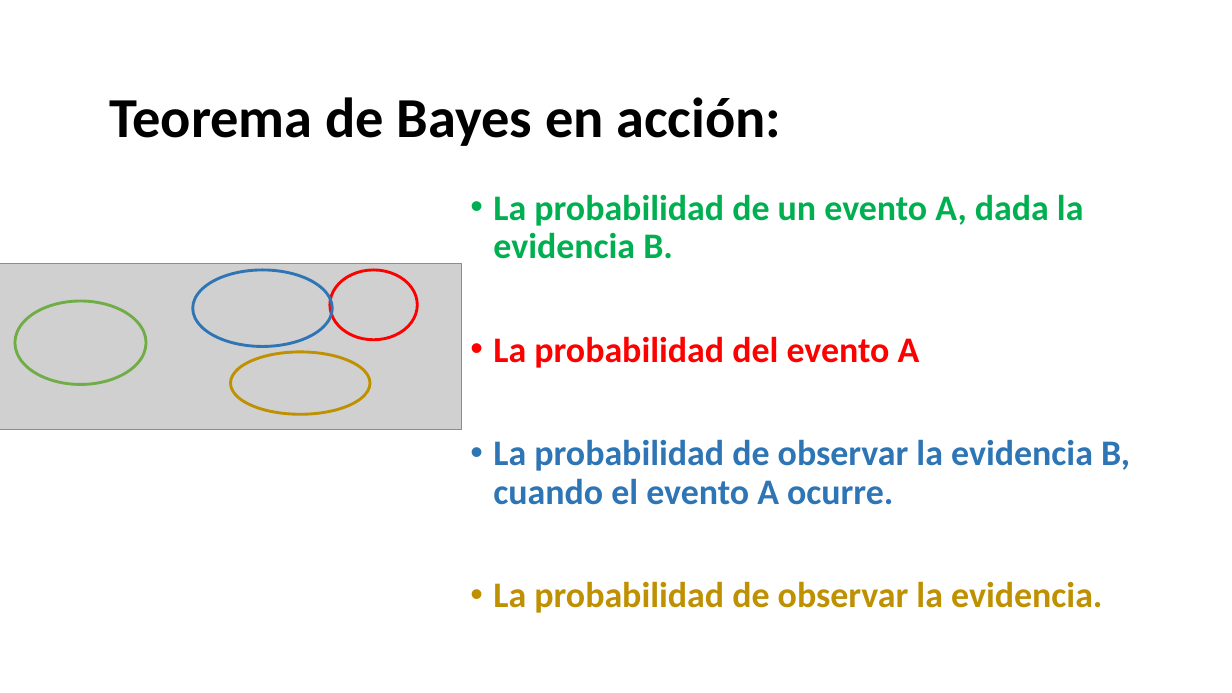
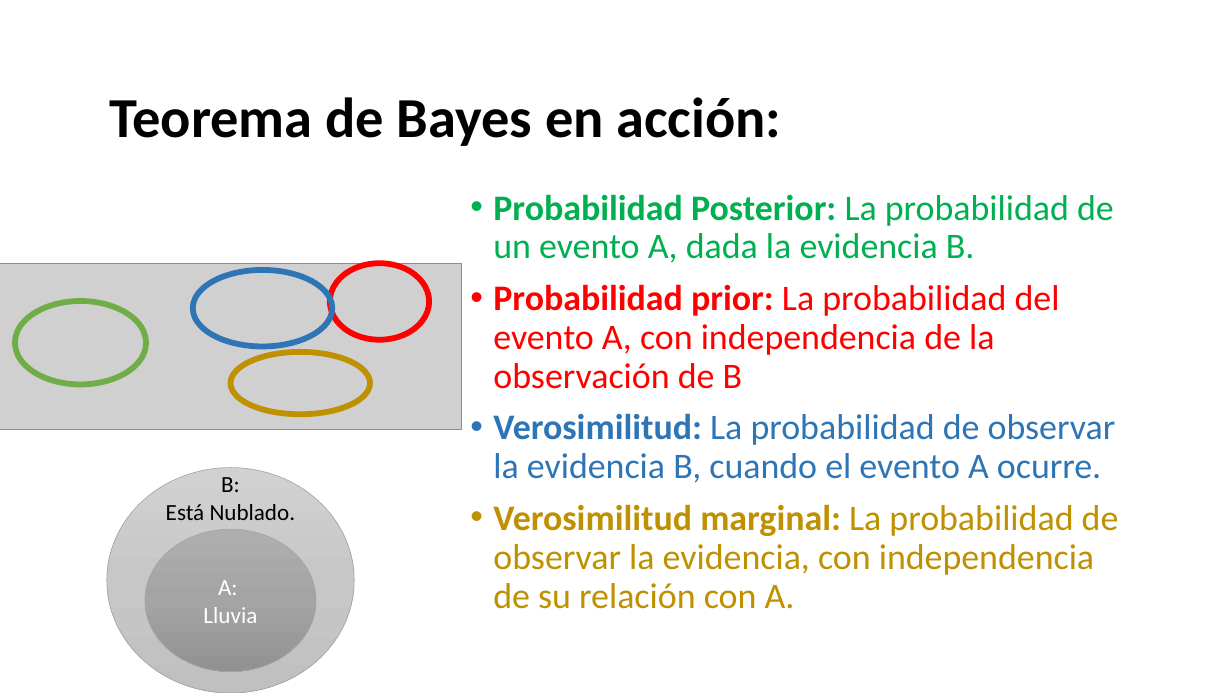
Before and after one commit to Adrifelcha/afchavez-019, a slide deck: slide 65 of JeanPiaget/2019-2020/Cuarentena/Sexto - Clases Remotas/AMC2020_InferenciaProbabilistica-1.pptx (slide 33 before the commit). Drawn at 1232x693 pixels with LibreOffice and Linux fonts; fonts in the diff are those of the drawing; grey boxes stand for pictures. Boxes give left, top, right and bottom in pixels: in the first picture for what was removed or moved away, otherwise in the second. Text is boxed around its words. In the diff, an @@ line names an element or a change of style, - is before the commit and + after.

```diff
--- a/JeanPiaget/2019-2020/Cuarentena/Sexto - Clases Remotas/AMC2020_InferenciaProbabilistica-1.pptx
+++ b/JeanPiaget/2019-2020/Cuarentena/Sexto - Clases Remotas/AMC2020_InferenciaProbabilistica-1.pptx
@@ text at (x1=493, y1=194, x2=1119, y2=609): text changed; text colour #2E75B6 to #BF9000; bold off @@
-• La probabilidad de un evento A, dada la evidencia B.
-• La probabilidad del evento A
-• La probabilidad de observar la evidencia B, cuando el evento A ocurre.
-• La probabilidad de observar la evidencia.
+• Probabilidad Posterior: La probabilidad de un evento A, dada la evidencia B.
+• Probabilidad prior: La probabilidad del evento A, con independencia de la observación de B
+• Verosimilitud: La probabilidad de observar la evidencia B, cuando el evento A ocurre.
+• Verosimilitud marginal: La probabilidad de observar la evidencia, con independencia de su relación con A.
@@ ellipse resized from (x1=330, y1=270, x2=418, y2=340) to (x1=330, y1=263, x2=429, y2=340) @@
@@ ellipse at (x1=330, y1=263, x2=429, y2=340): outline #FF0000 2.25 pt to #FF0000 4.5 pt @@
@@ ellipse at (x1=193, y1=270, x2=333, y2=347): outline #2E75B6 2.25 pt to #2E75B6 4.5 pt @@
@@ ellipse at (x1=15, y1=301, x2=146, y2=384): outline #70AD47 2.25 pt to #70AD47 4.5 pt @@
@@ ellipse at (x1=230, y1=352, x2=370, y2=415): outline #BF9000 2.25 pt to #BF9000 4.5 pt @@
@@ ellipse added at (x1=107, y1=468, x2=355, y2=693), fill gradient #D2D2D2 to #C8C8C8 to #C0C0C0, outline #A5A5A5 0.5 pt, 18 pt, text #000000 @@
+B:
+Está Nublado.
@@ ellipse added at (x1=145, y1=530, x2=316, y2=672), fill gradient #AFAFAF to #A5A5A5 to #939393, outline #A5A5A5 0.5 pt, 18 pt, text #FFFFFF @@
+A:
+Lluvia
```
Also in this commit, not shown: 12 other slides changed, 69 slides added, 8 slides removed, 16 other files.
